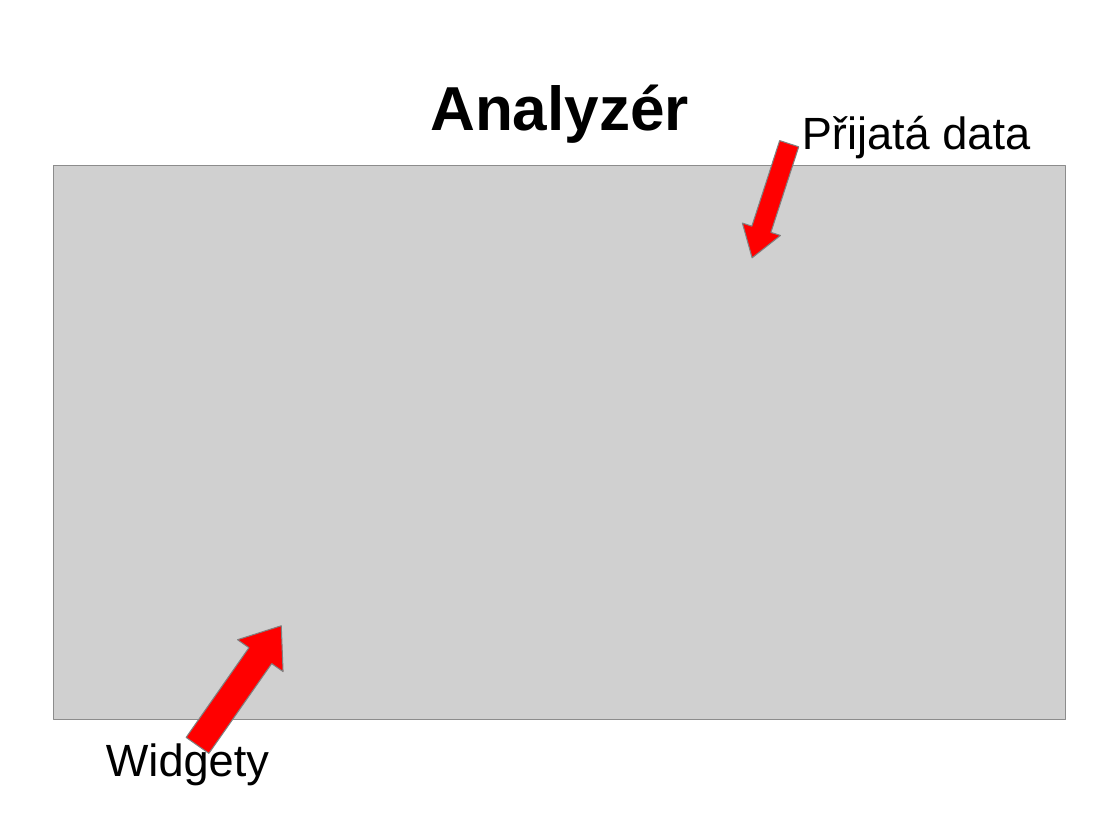
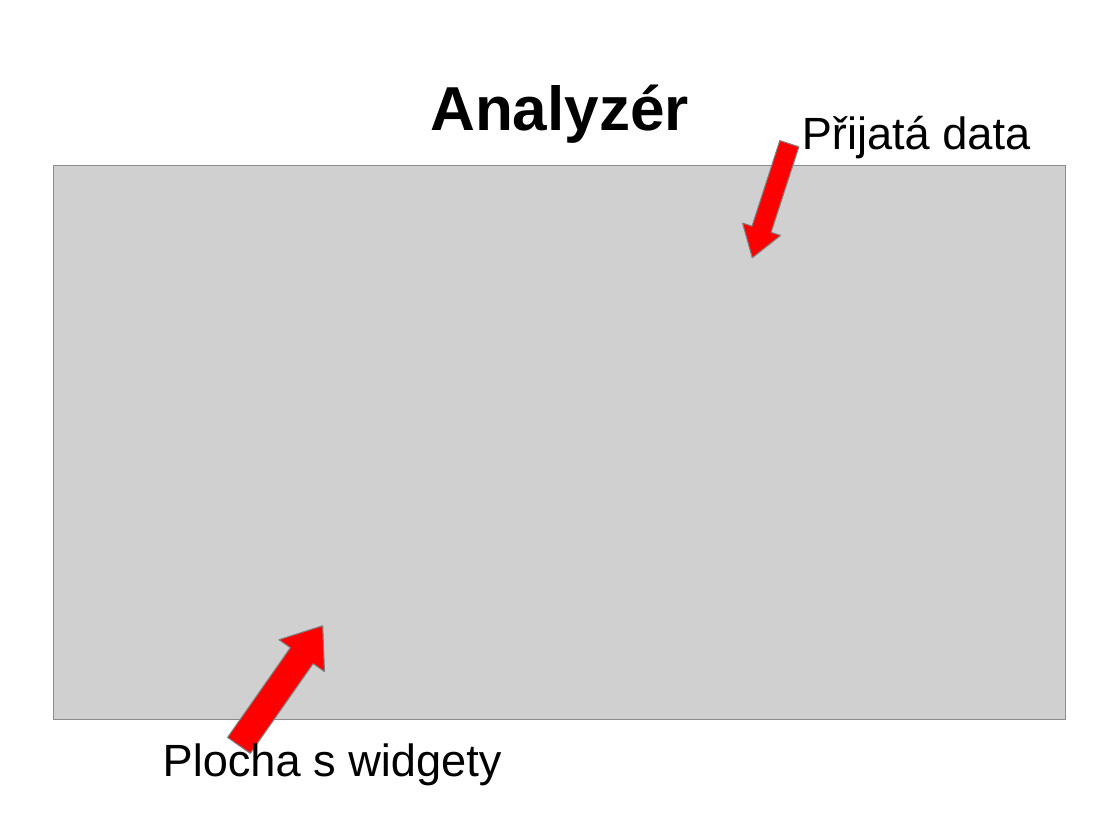
Before and after one commit to Tasssadar/soc, a slide deck: slide 4 of prezentace.ppt (slide 5 before the commit). Drawn at 1120x840 pixels with LibreOffice and Linux fonts; fonts in the diff are those of the drawing; grey boxes stand for pictures; background and template pictures are left out. Boxes give left, top, right and bottom in pixels: in the first picture for what was removed or moved away, otherwise in the second. Text is boxed around its words. In the diff, an @@ line names an element or a change of style, - is before the commit and + after.

```diff
--- a/prezentace.ppt
+++ b/prezentace.ppt
@@ down arrow: place and size @@
-down arrow at [174, 610, 304, 762]
+down arrow at [216, 610, 346, 762]
@@ text at [163, 741, 501, 785]: text changed @@
-Widgety
+Plocha s widgety
```
Also in this commit, not shown: 1 other slide changed, 1 slide added, 1 other file.
